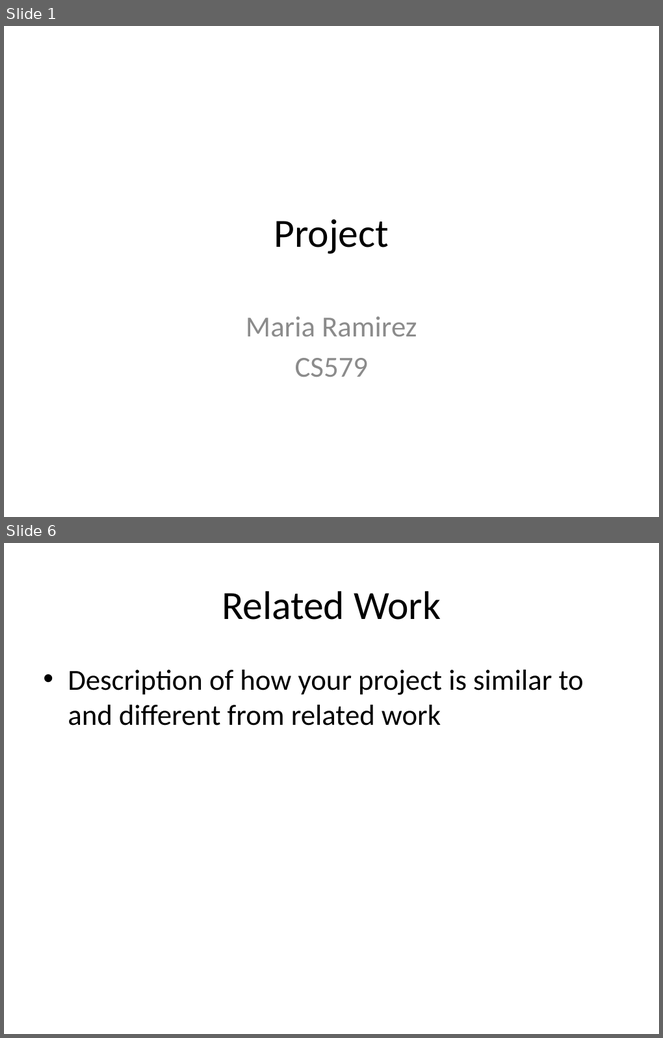
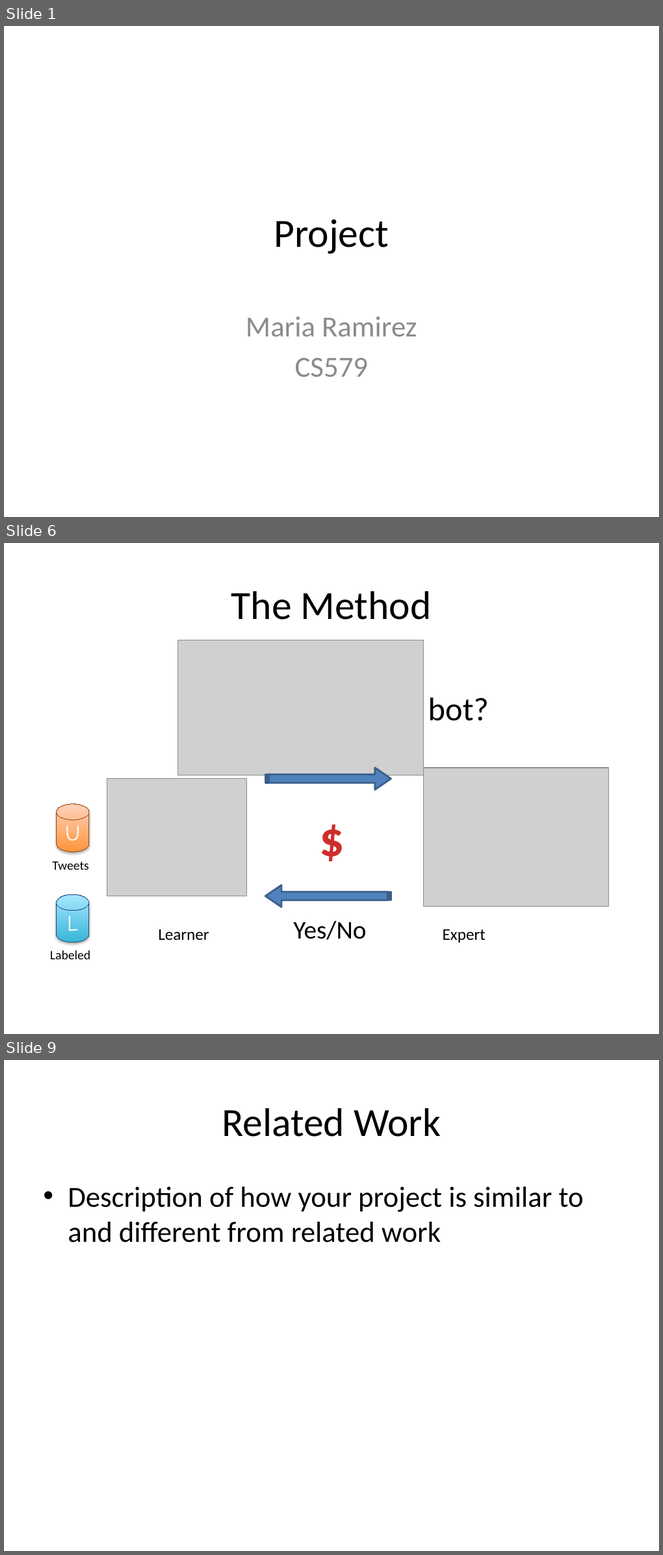
Before and after one commit to mramire8/osna, a slide deck: presentations/proposal.pptx. Shown one above the other, each under a label of ours: slides 1 and 6 before the commit, slides 1, 6 and 9 after it; the slides between them are not shown. The pictures are 663x1038 and 663x1555 pixels, drawn with LibreOffice and Linux fonts; fonts in the diff are those of the drawing; grey boxes stand for pictures. Boxes give left, top, right and bottom in pixels: in the first picture for what was removed or moved away, otherwise in the second. Text is boxed around its words. In the diff, an @@ line names an element or a change of style, - is before the commit and + after.

```diff
--- a/presentations/proposal.pptx
+++ b/presentations/proposal.pptx
@@ slide 6 added at bbox=[4, 543, 659, 1034], background #FFFFFF @@
@@ title added at bbox=[232, 591, 432, 620], 44 pt, text #000000 @@
+The Method
@@ picture added at bbox=[178, 641, 423, 776] @@
@@ text added at bbox=[428, 698, 489, 721], 36 pt, text #000000 @@
+bot?
@@ striped right arrow added at bbox=[265, 768, 391, 789], fill #4F81BD, outline #3A5F8C 2 pt @@
@@ picture added at bbox=[424, 768, 608, 906] @@
@@ picture added at bbox=[107, 779, 247, 896] @@
@@ cylinder added at bbox=[57, 804, 89, 852], fill gradient #FF953E to #FFD2BD, outline #984807 0.75 pt, 24 pt, text #FFFFFF @@
+U
@@ text added at bbox=[313, 804, 351, 871], 54 pt, text gradient #FC7C7A to #D02F2C to #C70500, bold @@
+$
@@ text added at bbox=[52, 861, 88, 870], 14 pt, text #000000 @@
+Tweets
@@ striped right arrow added at bbox=[265, 886, 391, 907], fill #4F81BD, outline #3A5F8C 2 pt @@
@@ cylinder added at bbox=[57, 895, 89, 943], fill gradient #39B7D8 to #A7E6FF, outline #1F497D 0.75 pt, 24 pt, text #FFFFFF @@
+L
@@ text added at bbox=[158, 929, 209, 940], 18 pt, text #000000 @@
+Learner
@@ text added at bbox=[293, 921, 366, 940], 28 pt, text #000000 @@
+Yes/No
@@ text added at bbox=[443, 929, 486, 943], 18 pt, text #000000 @@
+Expert
@@ text added at bbox=[50, 951, 90, 960], 14 pt, text #000000 @@
+Labeled
@@ what was slide 6 is now slide 9 @@
```
Also in this commit, not shown: 2 slides changed, 6 other slides added, 3 slides removed, 1 other file.
